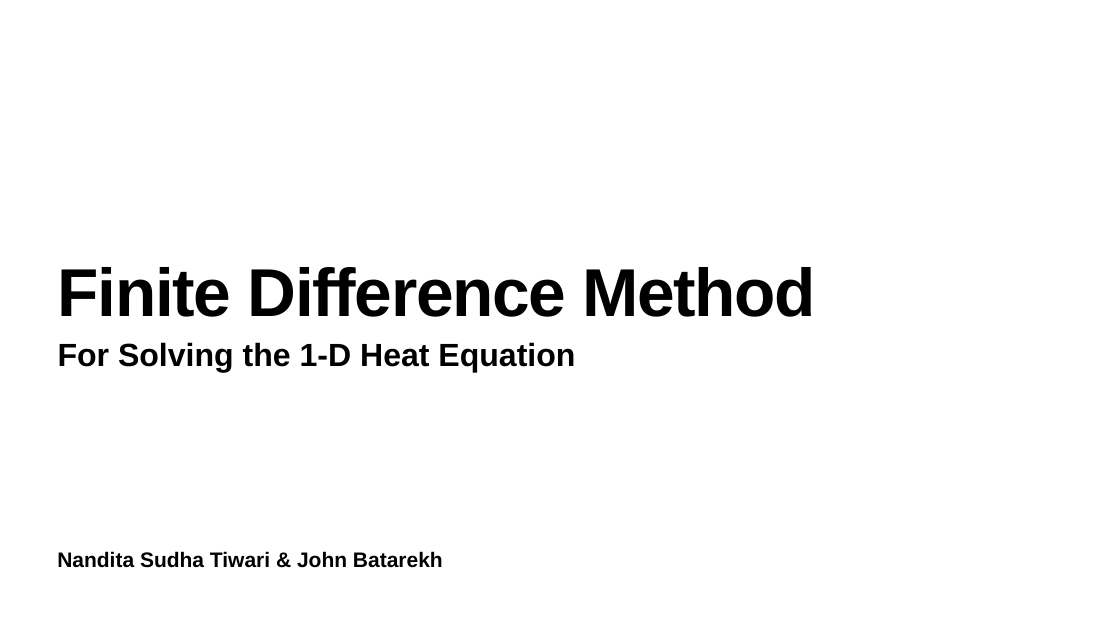
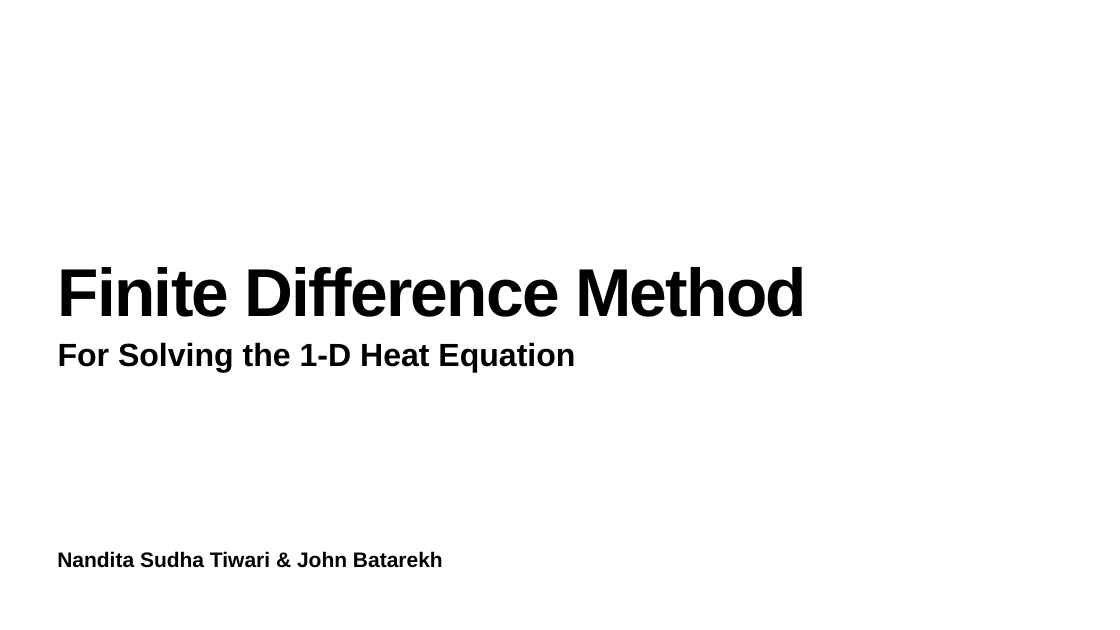
Before and after one commit to NanditaSudhaTiwari/Project-4, a slide deck: slide 1 of FiniteDifferenceMethod.pptx. Drawn at 1120x630 pixels with LibreOffice and Linux fonts; fonts in the diff are those of the drawing. Boxes give left, top, right and bottom in pixels: in the first picture for what was removed or moved away, otherwise in the second. Text is boxed around its words. In the diff, an @@ line names an element or a change of style, - is before the commit and + after.

```diff
--- a/FiniteDifferenceMethod.pptx
+++ b/FiniteDifferenceMethod.pptx
@@ title "Finite Difference Method" at box(58, 267, 807, 317): letter spacing -2.3 to -3 pt @@
```
Also in this commit, not shown: 3 other slides changed, 2 other files.
